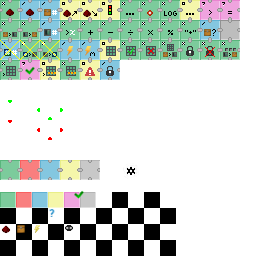
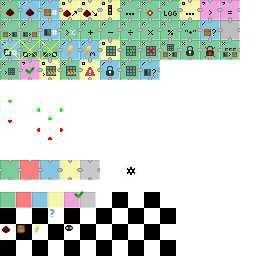
Comparing the layer stacks of the two 256 × 256 images. Changes:
painted on "icons.png" over (2, 60, 160, 80)
